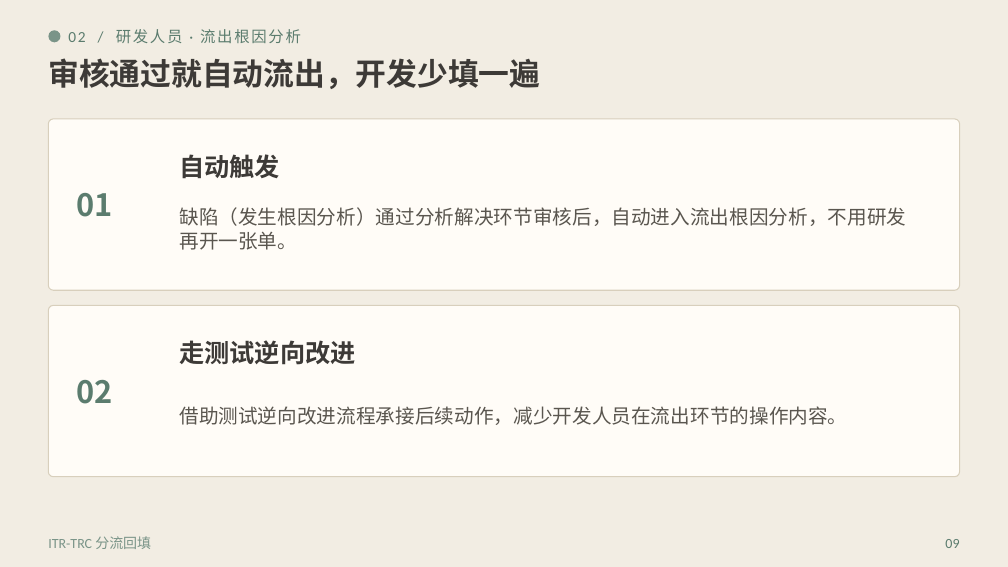
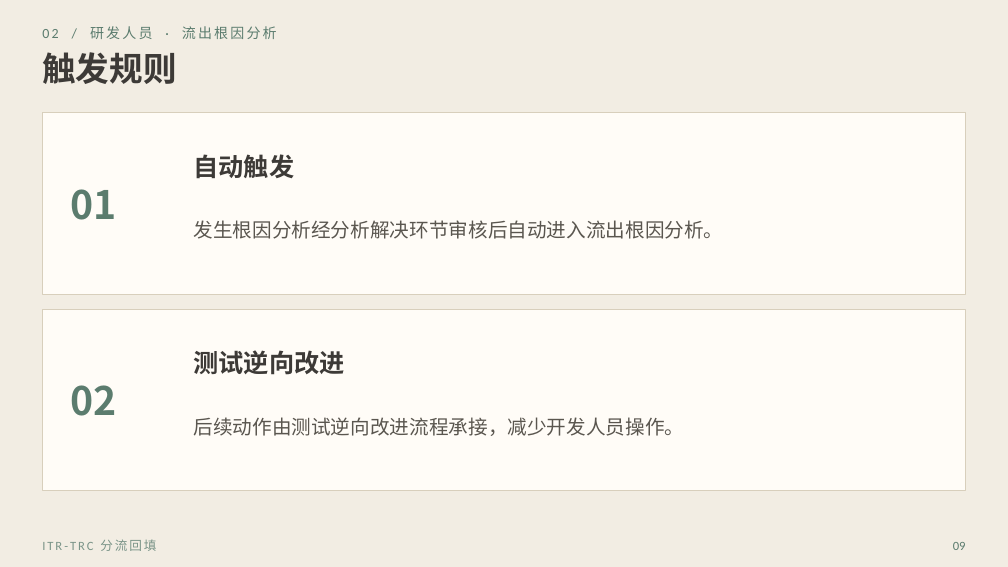
Before and after one commit to khalildai/test-send-file, a slide deck: slide 9 of 效能平台版本发布会.pptx. Drawn at 1008x567 pixels with LibreOffice and Linux fonts; fonts in the diff are those of the drawing. Boxes give left, top, right and bottom in pixels: in the first picture for what was removed or moved away, otherwise in the second. Text is boxed around its words. In the diff, an @@ line names an element or a change of style, - is before the commit and + after.

```diff
--- a/效能平台版本发布会.pptx
+++ b/效能平台版本发布会.pptx
@@ text "02 / 研发人员 · 流出根因分析": place and size @@
-text "02 / 研发人员 · 流出根因分析" at (68,29,301,43)
+text "02 / 研发人员 · 流出根因分析" at (42,26,277,39)
@@ text "02 / 研发人员 · 流出根因分析" at (42,26,277,39): size 11 to 10 pt, letter spacing 1.2 to 1.6 pt @@
@@ text added at (42,52,176,84), 24 pt, text #3D3A37, bold @@
+触发规则
@@ ellipse removed at (48,30,60,42) @@
@@ text removed at (48,58,540,89) @@
-审核通过就自动流出，开发少填一遍
@@ rectangle: place and size @@
-rectangle at (48,119,960,290)
+rectangle at (42,113,966,294)
@@ rectangle at (42,113,966,294): rounded rectangle to rectangle @@
@@ text "01" at (71,189,117,220): size 22 to 28 pt @@
@@ text "自动触发": place and size @@
-text "自动触发" at (179,154,280,179)
+text "自动触发" at (194,154,295,179)
@@ text at (194,220,724,239): text changed @@
-缺陷（发生根因分析）通过分析解决环节审核后，自动进入流出根因分析，不用研发再开一张单。
+发生根因分析经分析解决环节审核后自动进入流出根因分析。
@@ rectangle at (42,309,966,491): rounded rectangle to rectangle @@
@@ rectangle: place and size @@
-rectangle at (48,305,960,477)
+rectangle at (42,309,966,491)
@@ text "02" at (71,385,117,416): size 22 to 28 pt @@
@@ text at (194,350,345,375): text changed @@
-走测试逆向改进
+测试逆向改进
@@ text at (194,417,685,436): text changed @@
-借助测试逆向改进流程承接后续动作，减少开发人员在流出环节的操作内容。
+后续动作由测试逆向改进流程承接，减少开发人员操作。
@@ text "ITR-TRC 分流回填" at (42,539,156,551): size 10 to 9 pt, letter spacing 0 to 1.4 pt @@
@@ text "09": place and size @@
-text "09" at (945,539,959,548)
+text "09" at (953,542,966,550)
@@ text "09" at (953,542,966,550): size 10 to 9 pt @@
```
Also in this commit, not shown: 22 other slides changed.
